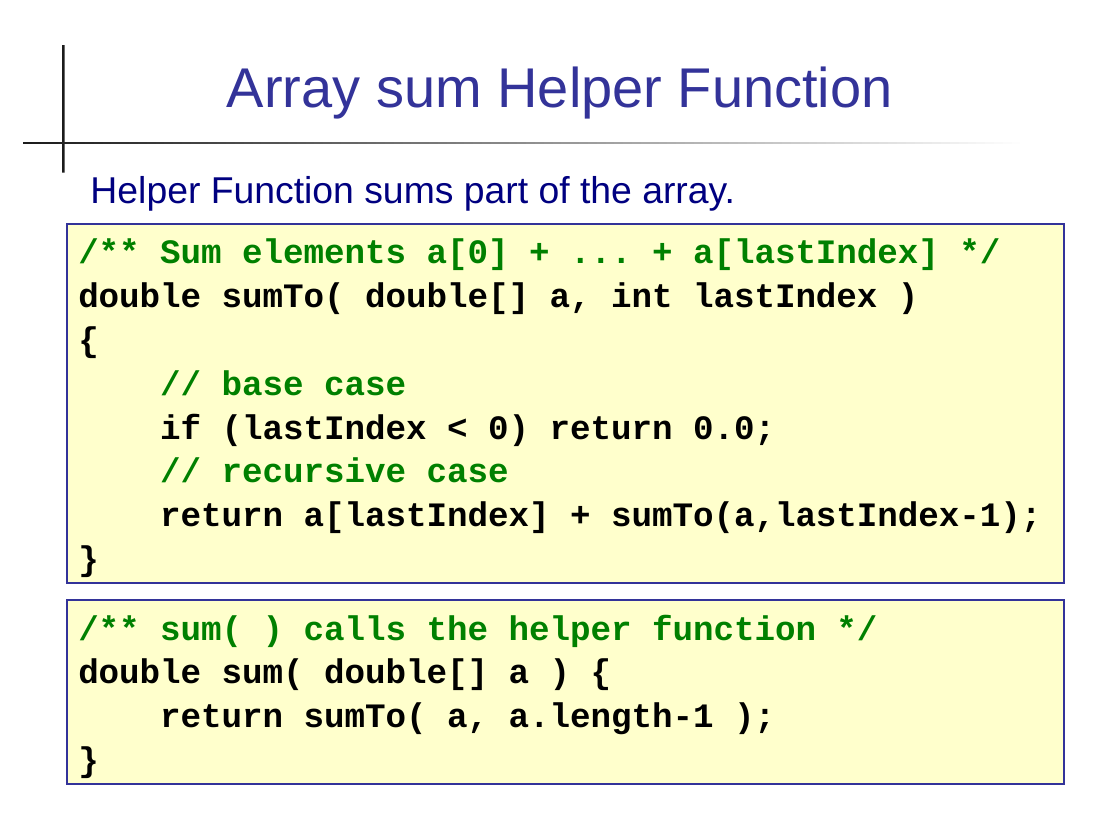
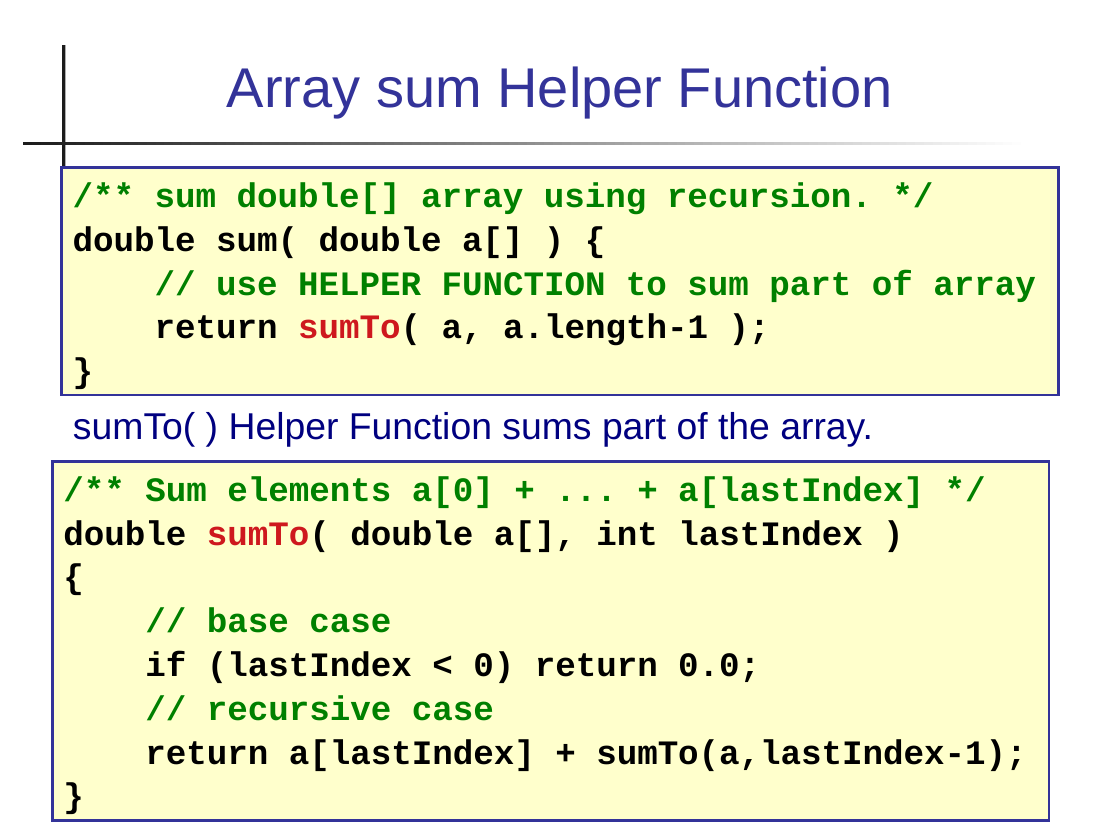
Before and after one commit to skeoop/skeoop.github.io, a slide deck: slide 13 of recursion/Recursion.ppt (slide 12 before the commit). Drawn at 1120x840 pixels with LibreOffice and Linux fonts; fonts in the diff are those of the drawing. Boxes give left, top, right and bottom in pixels: in the first picture for what was removed or moved away, otherwise in the second. Text is boxed around its words. In the diff, an @@ line names an element or a change of style, - is before the commit and + after.

Commit message:
add Lab10 and Recursion slides

```diff
--- a/recursion/Recursion.ppt
+++ b/recursion/Recursion.ppt
@@ rectangle added at (x1=62, y1=168, x2=1058, y2=395), fill #FFFFCC, outline #333399 1.5 pt, 22 pt, text #008000, bold @@
+/** sum double[] array using recursion. */
+double sum( double a[] ) {
+// use HELPER FUNCTION to sum part of array
+return sumTo( a, a.length-1 );
+}
@@ text at (x1=73, y1=412, x2=873, y2=447): text changed @@
-Helper Function sums part of the array.
+sumTo( ) Helper Function sums part of the array.
@@ rectangle "/** Sum elements a[0] + ..." moved from (x1=67, y1=224, x2=1064, y2=584) to (x1=53, y1=461, x2=1049, y2=821) @@
@@ text in rectangle at (x1=63, y1=520, x2=862, y2=552): text changed @@
-double sumTo( double[] a, int lastIndex )
+double sumTo( double a[], int lastIndex )
@@ rectangle removed at (x1=67, y1=600, x2=1064, y2=784) @@
-/** sum( ) calls the helper function */
-double sum( double[] a ) {
-return sumTo( a, a.length-1 );
-}
```
Also in this commit, not shown: 27 other slides changed, 1 slide added, 1 slide removed, 3 other files.
